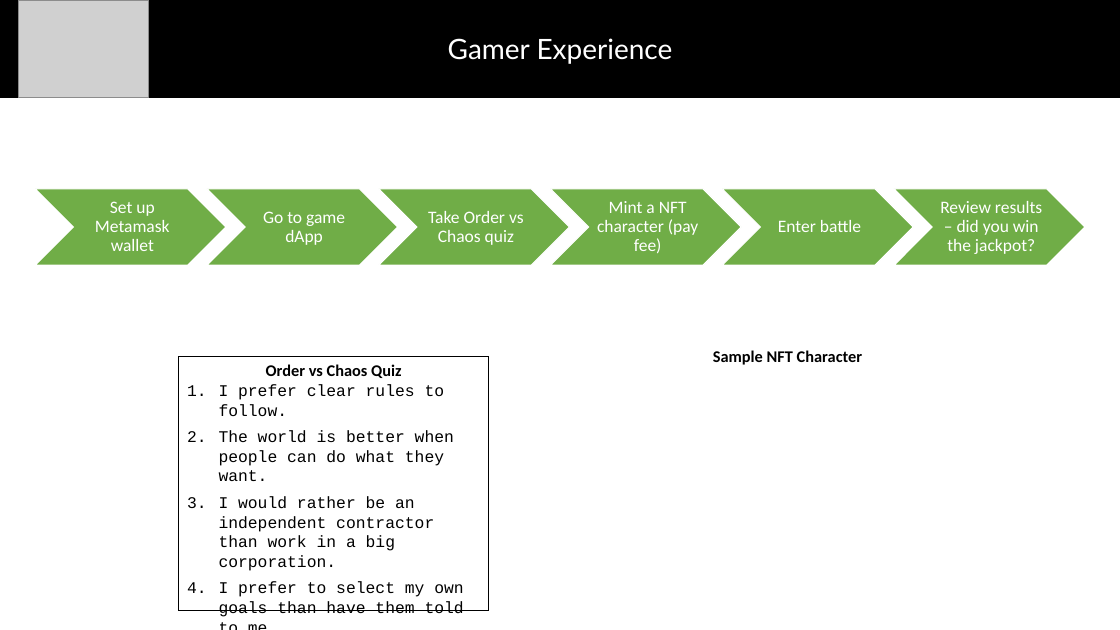
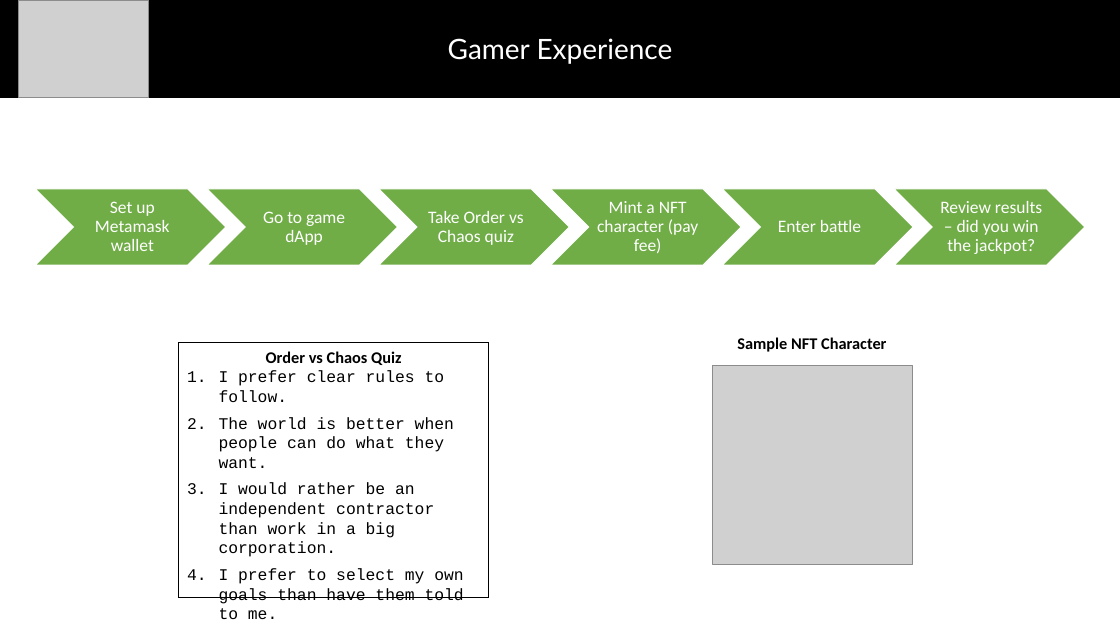
Before and after one commit to justcb/orderandchaos, a slide deck: slide 4 of 20220601_OAC_Presentation_for_demo.pptx. Drawn at 1120x630 pixels with LibreOffice and Linux fonts; fonts in the diff are those of the drawing; grey boxes stand for pictures. Boxes give left, top, right and bottom in pixels: in the first picture for what was removed or moved away, otherwise in the second. Text is boxed around its words. In the diff, an @@ line names an element or a change of style, - is before the commit and + after.

Commit message:
PPT for Presentation

```diff
--- a/20220601_OAC_Presentation_for_demo.pptx
+++ b/20220601_OAC_Presentation_for_demo.pptx
@@ text "Sample NFT Character" moved from (x1=713, y1=350, x2=862, y2=365) to (x1=737, y1=337, x2=886, y2=352) @@
@@ rectangle "Order vs Chaos Quiz" moved from (x1=179, y1=356, x2=489, y2=611) to (x1=179, y1=343, x2=489, y2=597) @@
@@ picture added at (x1=713, y1=365, x2=913, y2=565) @@
```
